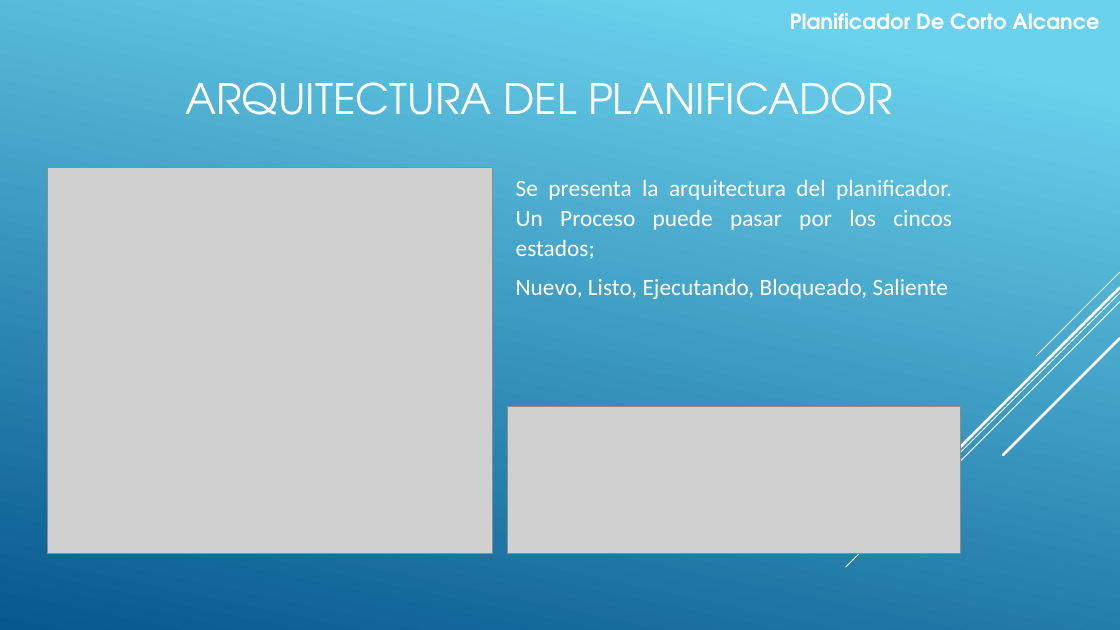
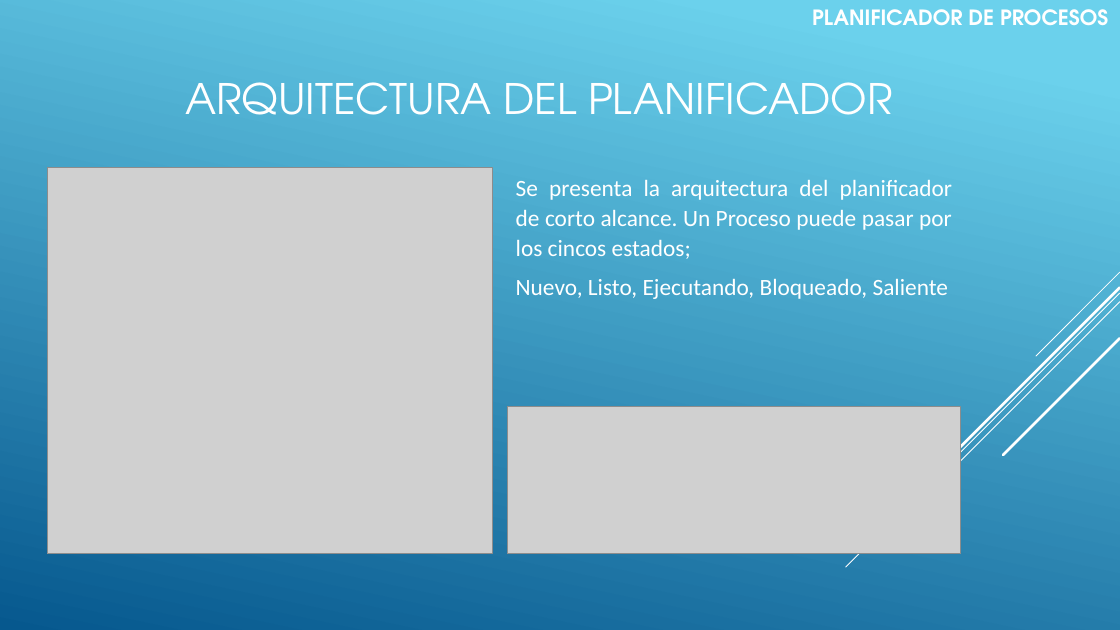
Before and after one commit to Victor-UNLa/SO.01.PlanificadorCortoAlcance, a slide deck: slide 2 of Documento/SO.01.PlanificadorCortoAlcance.pptx. Drawn at 1120x630 pixels with LibreOffice and Linux fonts; fonts in the diff are those of the drawing; grey boxes stand for pictures. Boxes give left, top, right and bottom in pixels: in the first picture for what was removed or moved away, otherwise in the second. Text is boxed around its words. In the diff, an @@ line names an element or a change of style, - is before the commit and + after.

Commit message:
Se Agrega admTablaProcesos y se Mejora Test
Nueva Clase admTablaProcesos
los test mostrar planificadores mejorados y mostrar Resultados Nuevo¡¡¡

```diff
--- a/Documento/SO.01.PlanificadorCortoAlcance.pptx
+++ b/Documento/SO.01.PlanificadorCortoAlcance.pptx
@@ text at [812, 9, 1108, 25]: text changed @@
-Planificador De Corto Alcance
+PLANIFICADOR DE PROCESOS
@@ text at [516, 180, 952, 259]: text changed @@
-Se presenta la arquitectura del planificador. Un Proceso puede pasar por los cincos estados;
+Se presenta la arquitectura del planificador de corto alcance. Un Proceso puede pasar por los cincos estados;
```
Also in this commit, not shown: 17 other slides changed, 2 slides added, 11 other files.
